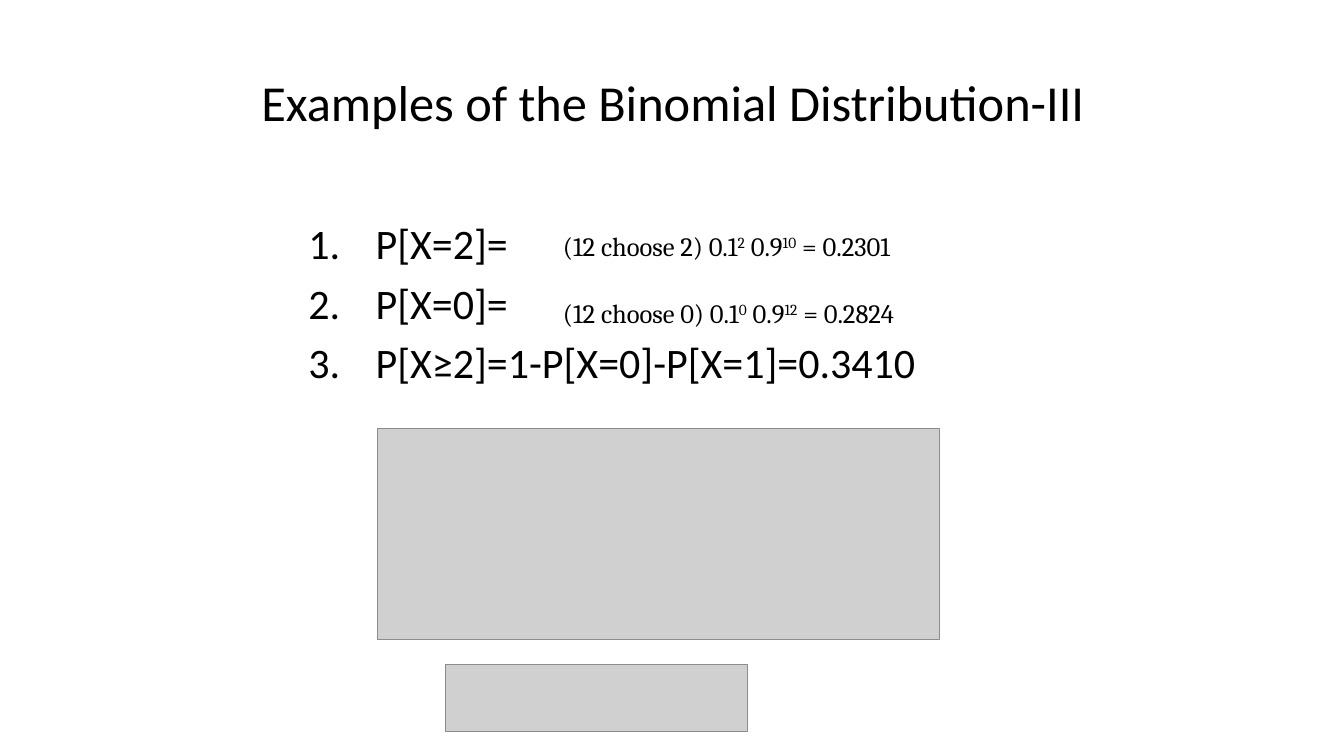
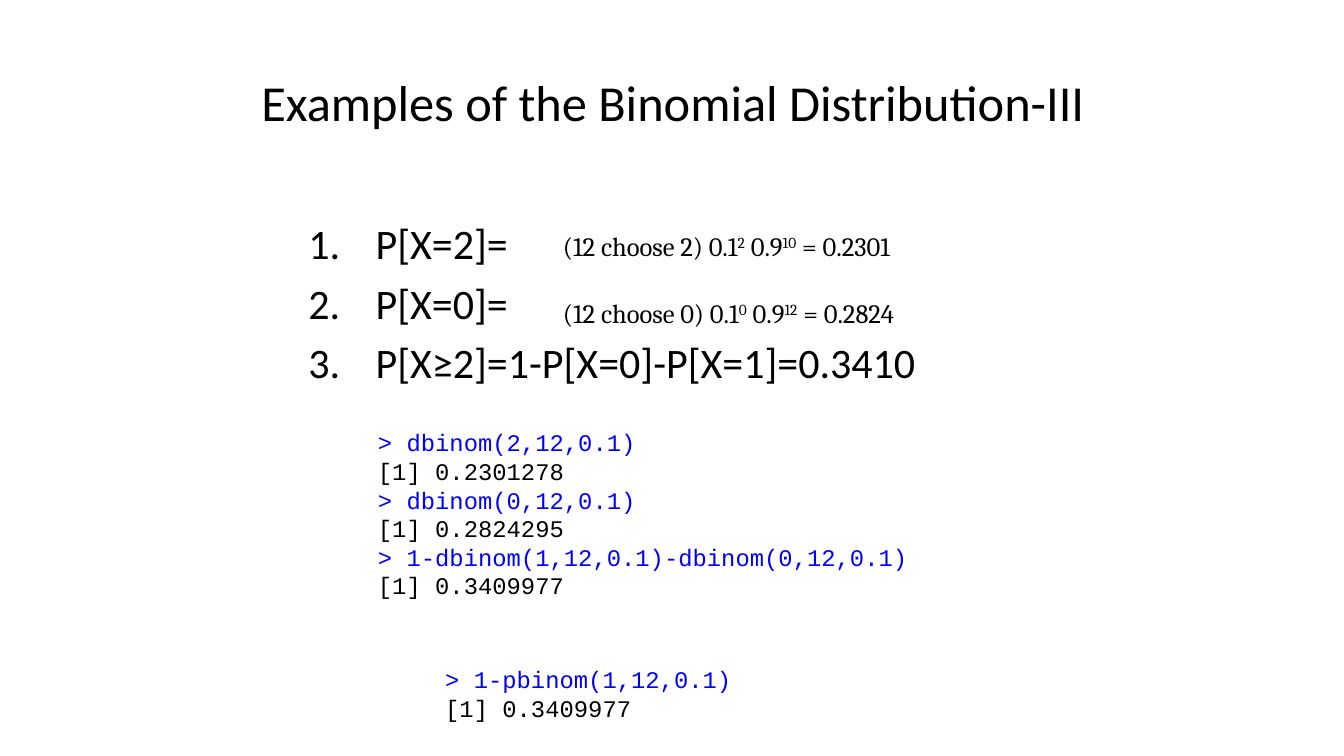
Before and after one commit to taaltree/FW536, a slide deck: slide 14 of Day1_Probability/FW536_Day1_Afternoon Distributions I_accessible.pptx. Drawn at 1344x756 pixels with LibreOffice and Linux fonts; fonts in the diff are those of the drawing; grey boxes stand for pictures. Boxes give left, top, right and bottom in pixels: in the first picture for what was removed or moved away, otherwise in the second. Text is boxed around its words. In the diff, an @@ line names an element or a change of style, - is before the commit and + after.

```diff
--- a/Day1_Probability/FW536_Day1_Afternoon Distributions I_accessible.pptx
+++ b/Day1_Probability/FW536_Day1_Afternoon Distributions I_accessible.pptx
@@ picture removed at <box>378,429,940,640</box> @@
@@ text added at <box>378,434,908,599</box>, 17 pt, text #0000FF @@
+> dbinom(2,12,0.1)
+[1] 0.2301278
+> dbinom(0,12,0.1)
+[1] 0.2824295
+> 1-dbinom(1,12,0.1)-dbinom(0,12,0.1)
+[1] 0.3409977
@@ text added at <box>445,671,731,722</box>, 17 pt, text #0000FF @@
+> 1-pbinom(1,12,0.1)
+[1] 0.3409977
@@ picture removed at <box>446,664,748,732</box> @@
```
Also in this commit, not shown: 5 other slides changed.
